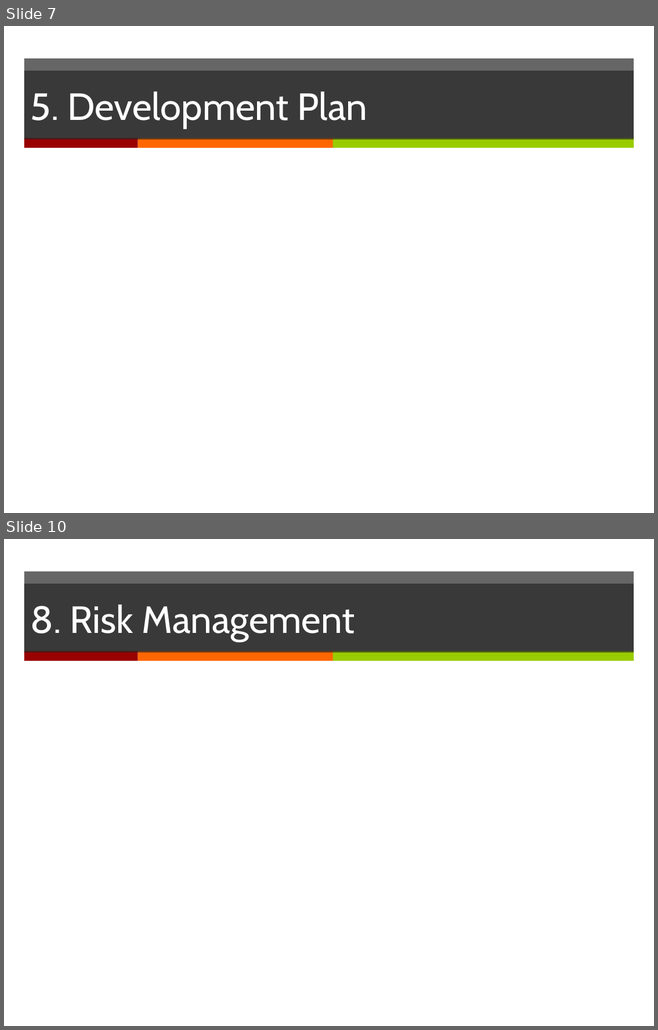
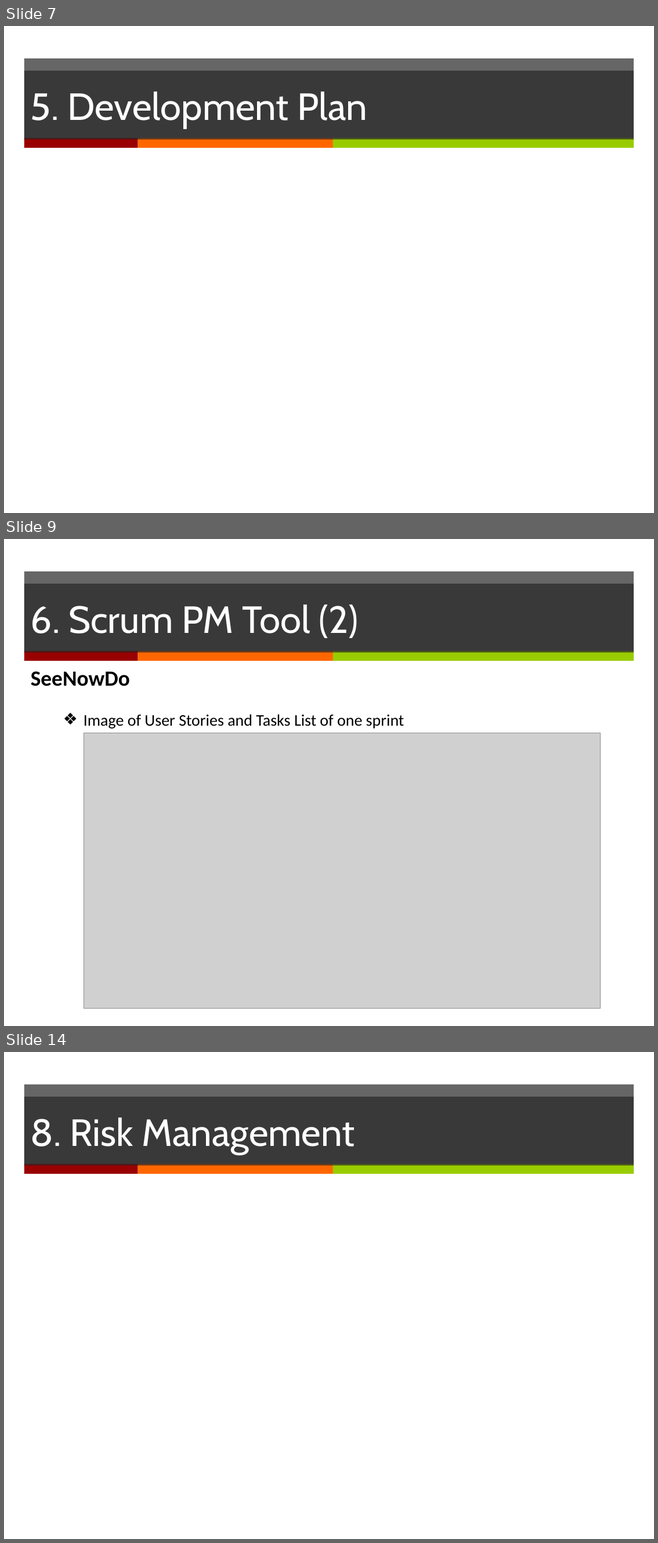
Before and after one commit to yadwinds/761_VEL, a slide deck: PCB/02 Plans & Actuals/2.1_Project Plan/Project Plan_(presentation)v0.1.pptx. Shown one above the other, each under a label of ours: slides 7 and 10 before the commit, slides 7, 9 and 14 after it; the slides between them are not shown. The pictures are 658x1030 and 658x1543 pixels, drawn with LibreOffice and Linux fonts; fonts in the diff are those of the drawing; grey boxes stand for pictures. Boxes give left, top, right and bottom in pixels: in the first picture for what was removed or moved away, otherwise in the second. Text is boxed around its words. In the diff, an @@ line names an element or a change of style, - is before the commit and + after.

```diff
--- a/PCB/02 Plans & Actuals/2.1_Project Plan/Project Plan_(presentation)v0.1.pptx
+++ b/PCB/02 Plans & Actuals/2.1_Project Plan/Project Plan_(presentation)v0.1.pptx
@@ slide 9 added at (4, 539, 654, 1026), background #FFFFFF; not listed: 4 template elements that a slide beside it also shows @@
@@ title added at (24, 584, 633, 653), fill #262626 at 70% opacity, 42 pt, text #FFFFFF @@
+6. Scrum PM Tool (2)
@@ text added at (31, 671, 404, 729), 18 pt, text #000000 @@
+SeeNowDo
+  ❖ Image of User Stories and Tasks List of one sprint
@@ picture added at (84, 733, 600, 1008) @@
@@ what was slide 10 is now slide 14 @@
```
Also in this commit, not shown: 2 slides changed, 3 other slides added.
